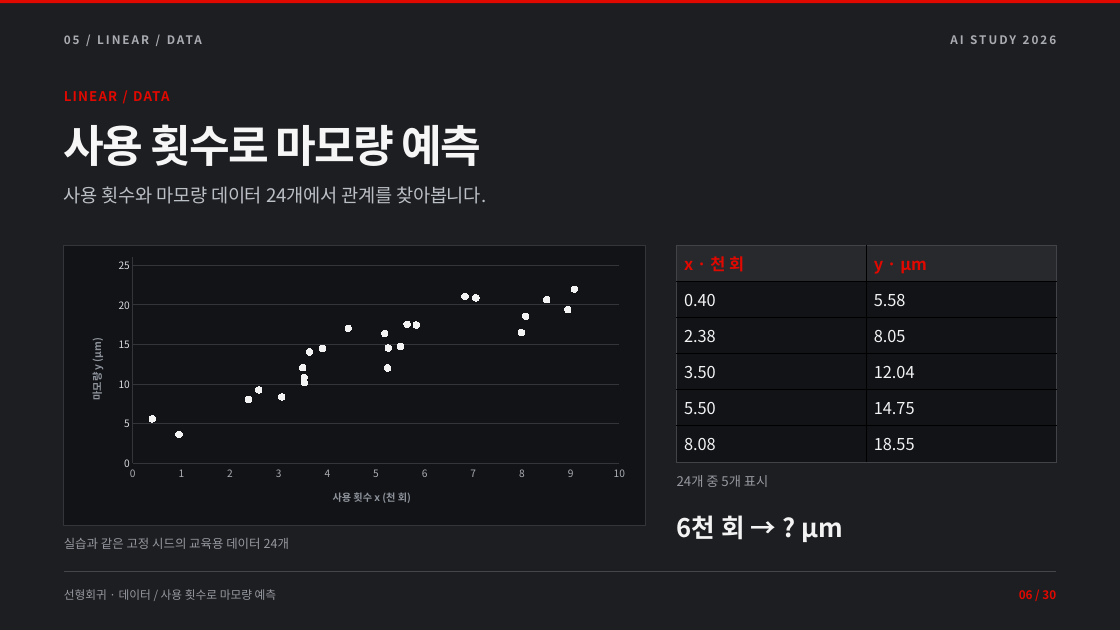
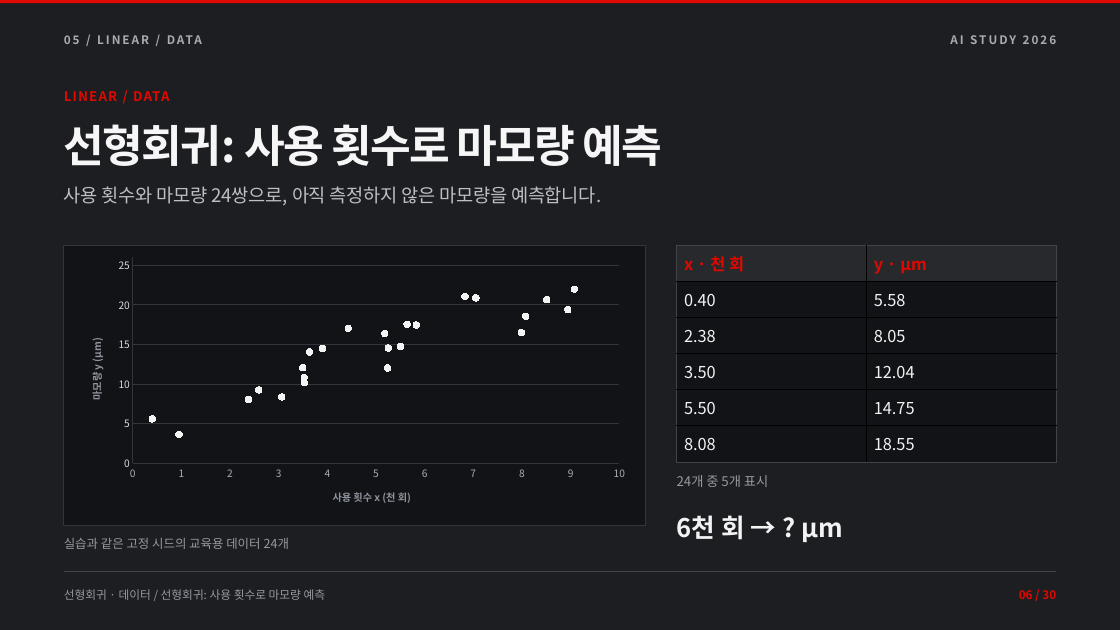
Before and after one commit to TRIPLESONG90/DAL, a slide deck: slide 6 of week2/DAL_Week2_AI_Learning.pptx. Drawn at 1120x630 pixels with LibreOffice and Linux fonts; fonts in the diff are those of the drawing. Boxes give left, top, right and bottom in pixels: in the first picture for what was removed or moved away, otherwise in the second. Text is boxed around its words. In the diff, an @@ line names an element or a change of style, - is before the commit and + after.

```diff
--- a/week2/DAL_Week2_AI_Learning.pptx
+++ b/week2/DAL_Week2_AI_Learning.pptx
@@ text at box(64, 124, 662, 166): text changed @@
-사용 횟수로 마모량 예측
+선형회귀: 사용 횟수로 마모량 예측
@@ text at box(64, 186, 601, 206): text changed @@
-사용 횟수와 마모량 데이터 24개에서 관계를 찾아봅니다.
+사용 횟수와 마모량 24쌍으로, 아직 측정하지 않은 마모량을 예측합니다.
@@ text at box(64, 589, 326, 600): text changed @@
-선형회귀 · 데이터 / 사용 횟수로 마모량 예측
+선형회귀 · 데이터 / 선형회귀: 사용 횟수로 마모량 예측
```
Also in this commit, not shown: 27 other slides changed, 16 other files.
